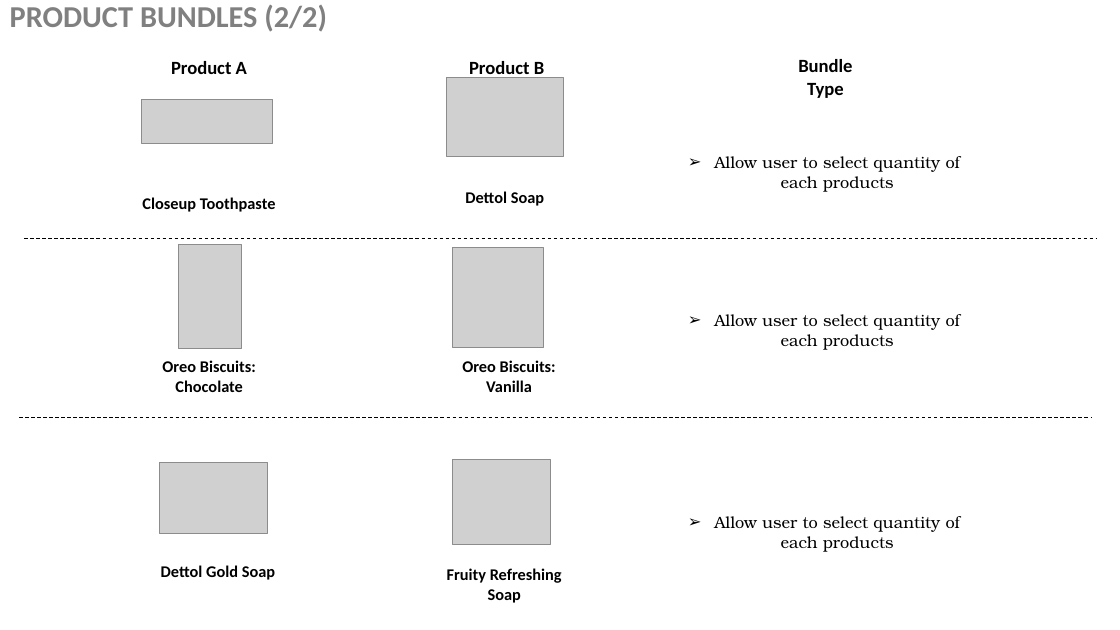
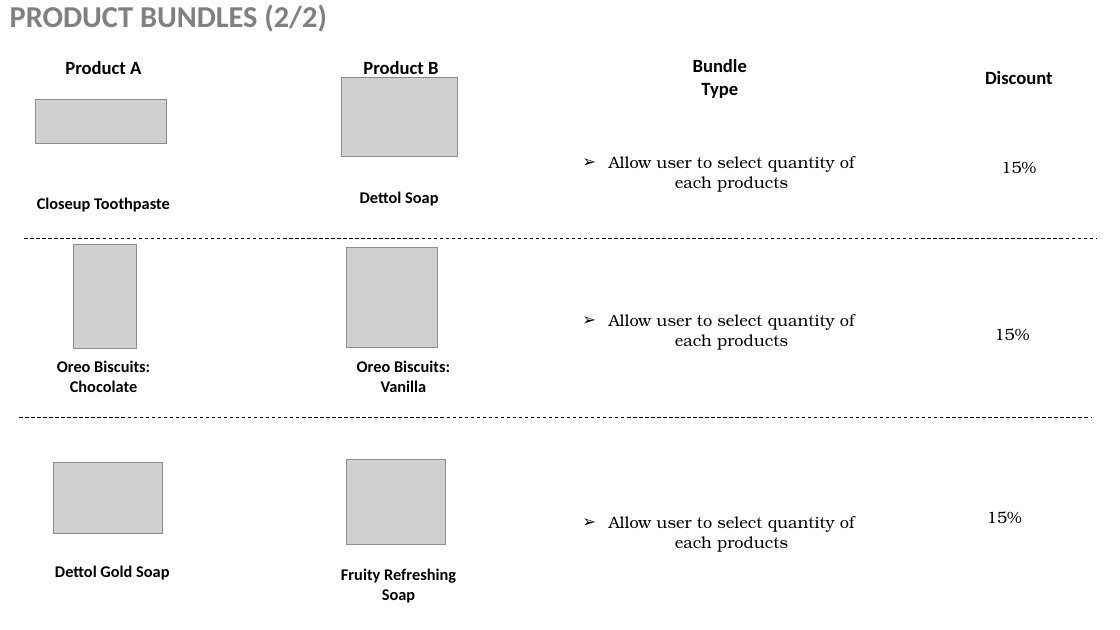
Before and after one commit to Kaustubh1Coviam/Codiecon_Product_Bundling, a slide deck: slide 3 of Product_Bundling_Codiecon_final.pptx. Drawn at 1120x630 pixels with LibreOffice and Linux fonts; fonts in the diff are those of the drawing; grey boxes stand for pictures; background and template pictures are left out. Boxes give left, top, right and bottom in pixels: in the first picture for what was removed or moved away, otherwise in the second. Text is boxed around its words. In the diff, an @@ line names an element or a change of style, - is before the commit and + after.

```diff
--- a/Product_Bundling_Codiecon_final.pptx
+++ b/Product_Bundling_Codiecon_final.pptx
@@ text added at box(985, 71, 1053, 84), 16 pt, text #000000, bold @@
+Discount
@@ text added at box(1001, 161, 1036, 174), 14 pt, text #000000 @@
+15%
@@ 12 texts, 6 pictures: place and size @@
-12 texts, 6 pictures at box(141, 59, 960, 603)
+12 texts, 6 pictures at box(35, 59, 854, 603)
@@ text added at box(995, 328, 1030, 341), 14 pt, text #000000 @@
+15%
@@ text added at box(987, 511, 1022, 523), 14 pt, text #000000 @@
+15%
```
Also in this commit, not shown: 1 other slide changed.
